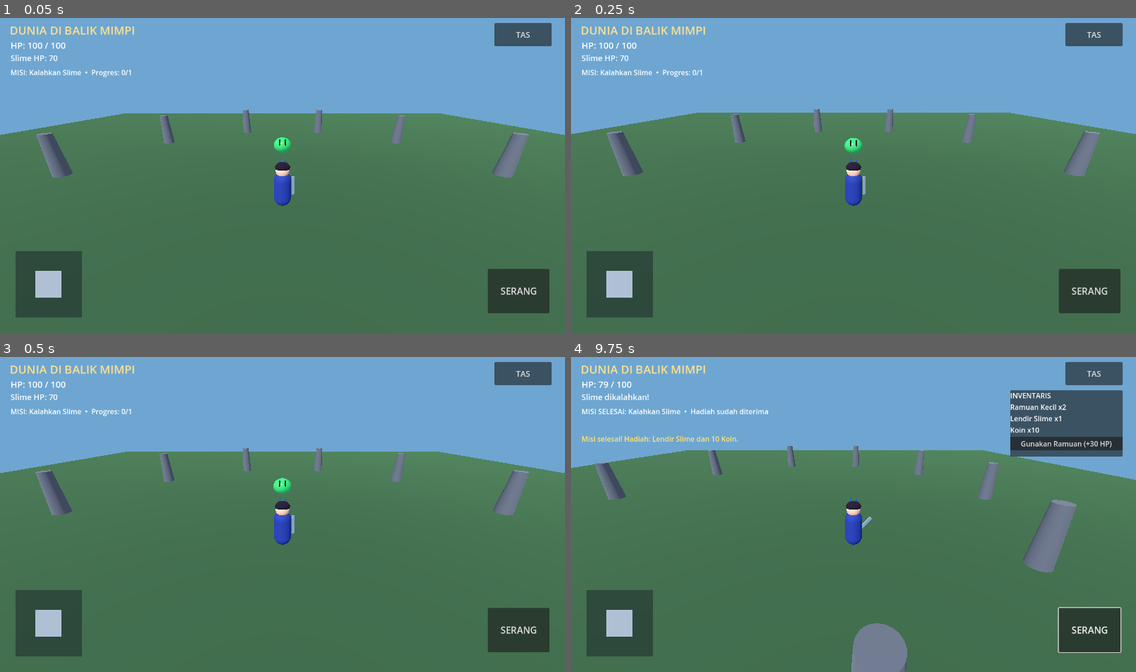
Above: before the commit, frames 1-4 (two rows, left to right).
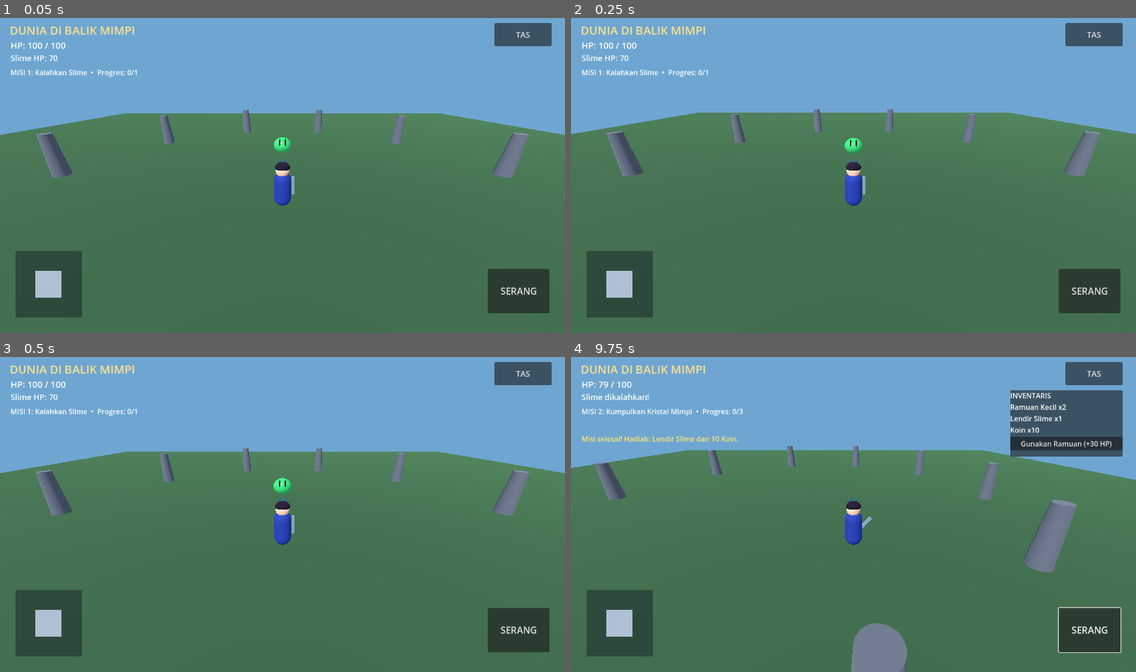
Above: after the commit, the same moments.

Repository: anjingsayang80-ui/Dunia-di-Balik-Mimpi
Game: Godot game, scene res://scenes/main.tscn
Two runs of this game, one before a commit and one after it. Both use one fixed random seed, a clock stepped at 60 frames per second and the inputs below.
Inputs (mouse positions are in pixels of both pictures, inside the frame that each line leads up to):
- Up to frame 1 (0.05 s): no input
- Up to frame 2 (0.25 s): no input
- Up to frame 3 (0.5 s): no input
- Up to frame 4 (9.75 s): click "TAS" at 0.5 s; click "Gunakan Ramuan (+30 HP)" at 1.25 s; click "SERANG" at 2 s; tap Enter at 2.75, 9.5 s; move the mouse to (977, 498) at 2.77 s; hold Right (ui_right) 2.78-3.5 s; click (977, 498) at 2.92 s; drag from (740, 530) to (825, 577) at 3.52 s; move the mouse to (910, 442) at 4.27 s; hold Right (ui_right) 4.28-5 s; drag from (825, 577) to (684, 464) at 5.02 s; move the mouse to (1023, 561) at 5.77 s; hold Left (ui_left) 5.78-6.5 s; drag from (684, 464) to (768, 432) at 6.52 s; tap Space at 7.25 s; move the mouse to (881, 514) at 7.27 s; hold Down (ui_down) 7.28-8 s; click (881, 514) at 7.42 s; drag from (768, 432) to (740, 530) at 8.02 s; move the mouse to (977, 498) at 8.77 s; hold Up (ui_up) 8.78-9.5 s; drag from (740, 530) to (825, 577) at 9.52 s

The runs differ from the first frame. In frame 1, 0.2% of the frame differs, in the area x 4-25%, y 16-19%; in frame 2, 0.2%; in frame 3, 0.2%; in frame 4, 0.3%, in the area x 4-35%, y 16-19%.

Commit message:
Add saved dream crystal follow-up quest

Diff:
--- a/android-game/scripts/game_state.gd
+++ b/android-game/scripts/game_state.gd
@@ -4,6 +4,8 @@
 var inventory: Dictionary = {}
 var slime_kills := 0
 var quest_completed := false
+var dream_crystals_collected := 0
+var dream_crystal_quest_completed := false
 var last_notice := ""
 
 func _ready() -> void:
@@ -40,16 +42,33 @@
     last_notice = "Misi selesai! Hadiah: Lendir Slime dan 10 Koin."
     save_game()
 
+func collect_dream_crystal() -> void:
+    if not quest_completed or dream_crystal_quest_completed:
+        return
+    dream_crystals_collected = mini(3, dream_crystals_collected + 1)
+    inventory["Kristal Mimpi"] = int(inventory.get("Kristal Mimpi", 0)) + 1
+    if dream_crystals_collected >= 3:
+        dream_crystal_quest_completed = true
+        inventory["Koin"] = int(inventory.get("Koin", 0)) + 20
+        last_notice = "Quest Kristal Mimpi selesai! Bonus 20 Koin."
+    else:
+        last_notice = "Kristal Mimpi diperoleh (%d/3)." % dream_crystals_collected
+    save_game()
+
 func get_quest_text() -> String:
-    if quest_completed:
-        return "MISI SELESAI: Kalahkan Slime  •  Hadiah sudah diterima"
-    return "MISI: Kalahkan Slime  •  Progres: %d/1" % slime_kills
+    if not quest_completed:
+        return "MISI 1: Kalahkan Slime  •  Progres: %d/1" % slime_kills
+    if not dream_crystal_quest_completed:
+        return "MISI 2: Kumpulkan Kristal Mimpi  •  Progres: %d/3" % dream_crystals_collected
+    return "SEMUA MISI SELESAI  •  Hadiah telah diterima"
 
 func save_game() -> void:
     var data := ConfigFile.new()
     data.set_value("player", "inventory", inventory)
     data.set_value("quest", "slime_kills", slime_kills)
     data.set_value("quest", "completed", quest_completed)
+    data.set_value("quest", "dream_crystals_collected", dream_crystals_collected)
+    data.set_value("quest", "dream_crystal_quest_completed", dream_crystal_quest_completed)
     var error := data.save(SAVE_PATH)
     if error != OK:
         push_warning("Gagal menyimpan progres: %s" % error_string(error))
@@ -62,5 +81,7 @@
     inventory = data.get_value("player", "inventory", {"Ramuan Kecil": 2})
     slime_kills = int(data.get_value("quest", "slime_kills", 0))
     quest_completed = bool(data.get_value("quest", "completed", false))
+    dream_crystals_collected = int(data.get_value("quest", "dream_crystals_collected", 0))
+    dream_crystal_quest_completed = bool(data.get_value("quest", "dream_crystal_quest_completed", false))
     last_notice = "Progres permainan berhasil dimuat."
     return true
